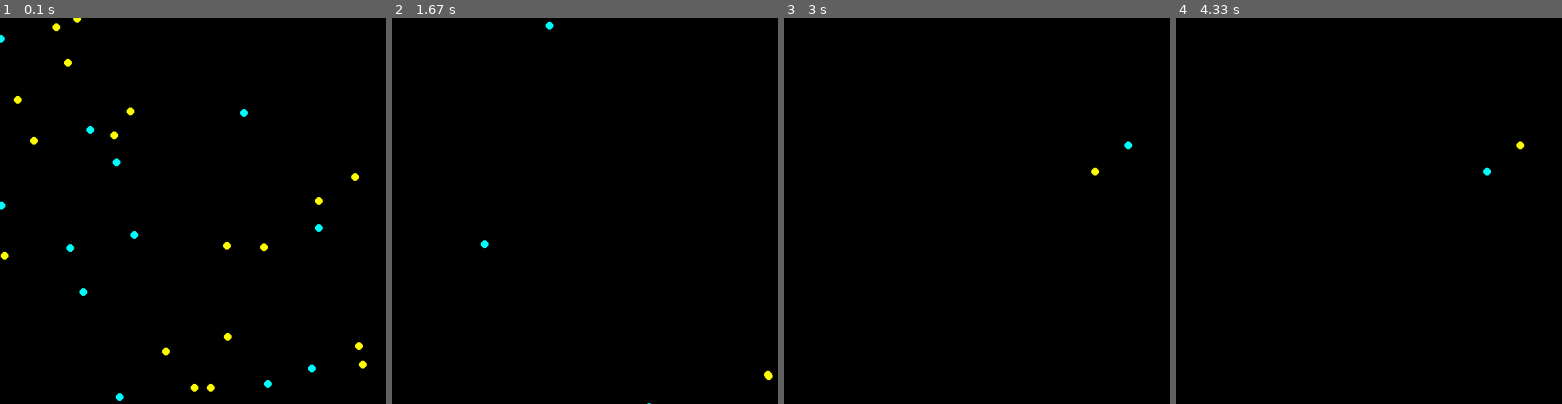
Above: before the commit, frames 1-4 (left to right).
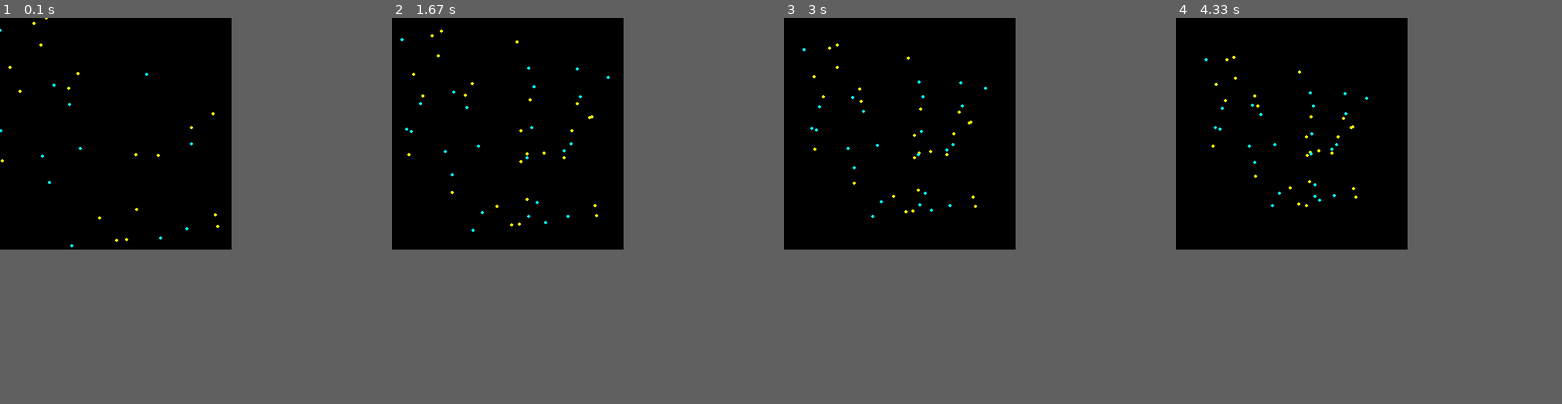
Above: after the commit, the same moments.

Repository: Nikhil-Singla/the-dev-dossier
Game: pygame game, started from game_dev/lifeSystemProgramming.py
The game is run twice, just before and just after one commit, with the same random seed, the same clock (stepped at 60 frames per second) and the same inputs.
Inputs (mouse positions are in pixels of both pictures, inside the frame that each line leads up to):
- Up to frame 1 (0.1 s): no input
- Up to frame 2 (1.67 s): tap S at 0.33 s; press the mouse at (542, 52) at 0.7 s; move the mouse to (565, 133) at 0.8 s; release the mouse at (592, 214) at 0.93 s; click (446, 48) at 1.05 s; click (511, 156) at 1.38 s
- Up to frame 3 (3 s): click (865, 87) at 1.72 s; click (811, 83) at 2.05 s; click (826, 102) at 2.38 s; click (911, 126) at 2.72 s
- Up to frame 4 (4.33 s): click (1241, 91) at 3.08 s; press the mouse at (1303, 126) at 3.53 s; move the mouse to (1260, 137) at 3.63 s; release the mouse at (1218, 149) at 3.77 s; click (1303, 199) at 3.88 s; click (1245, 79) at 4.22 s
In our replay, the window is 500x500 before the commit and 300x300 after it. These sizes can differ from the game's own. Grey fills any space a smaller window leaves; there, only what the larger window draws over its background counts as a difference.

The runs differ from the first frame. In frame 1, 1.0% of the frame differs, in the area x 0-95%, y 0-100%; in frame 2, 0.3%; in frame 3, 0.3%; in frame 4, 0.3%.

Commit message:
Somewhat working movement

Diff:
--- a/game_dev/lifeSystemProgramming.py
+++ b/game_dev/lifeSystemProgramming.py
@@ -1,4 +1,5 @@
 ## Simulate life processes.
+from operator import length_hint
 import pygame, random
 from math import sqrt
 
@@ -17,7 +18,10 @@
 yellow = (255,255,0)
 ## End Palette
 
-screen = pygame.display.set_mode([500, 500])        ## Resolution
+length = 300
+breadth = 300
+
+screen = pygame.display.set_mode([length, breadth]) ## Resolution
 pygame.display.set_caption('Particle Simulator')    ## Title of the game
 background = black                                  ## Variable that can be edited later
 frameRate = 60                                      ## Framerate
@@ -27,7 +31,7 @@
 list_P = []
 radius = 15
 particleCap = 50
-sizeCircle = 5
+sizeCircle = 2
 
 class funcTimer():
     def __init__(self):
@@ -42,8 +46,8 @@
 
 class Particle():
     def __init__(self, color):
-        self.x = random.randint(0, 500)
-        self.y = random.randint(0, 500)
+        self.x = random.randint(0, length)
+        self.y = random.randint(0, breadth)
         self.coords = [self.x, self.y]
         self.col = color
 
@@ -54,13 +58,6 @@
         dx /= dist ## Unit Vector Form of X Cordinate
         dy /= dist ## Unit Vector Form of Y Cordiate
         diff = radius - dist ## Difference between
-        if dist < 5:
-            g *= -1
-
-        if self.x <= 0 or self.x >= 500:
-            self.x = 250 + (self.x * 0.1)
-        if self.y <= 0 or self.y >= 500:
-            self.y = 250 + (self.y * 0.1)
         ## In Vector Theory, Finding v / |v| and then using this unit vector and adding it to base one.
         if diff > 0:
         ## Attraction Force with gravity when g > 0
@@ -95,16 +92,14 @@
         particles.append(Particle(color[col]))
     return particles
 
-g = 0.2
+g = -0.0002
 
 ## Own code
-def move(list, gravity = 1):
+def move(list):
     global g
     for i in range(len(list)):
         for j in range(len(list)):
-            list[i].push(list[j].coords, 500, g)
-    g *= -1
-
+            list[i].push(list[j].coords, max(length, breadth), g)
 
 moveFunc = False
 gameState = True        ## Game Running
@@ -136,7 +131,7 @@
         list_P += create(int(particleCap/10), [yellow, aqua])
 
     if moveFunc == True:
-        if(runTimer.run(200)):
+        if(runTimer.run(50)):
             move(list_P)
             screen.fill(background)
             for particle in list_P:
